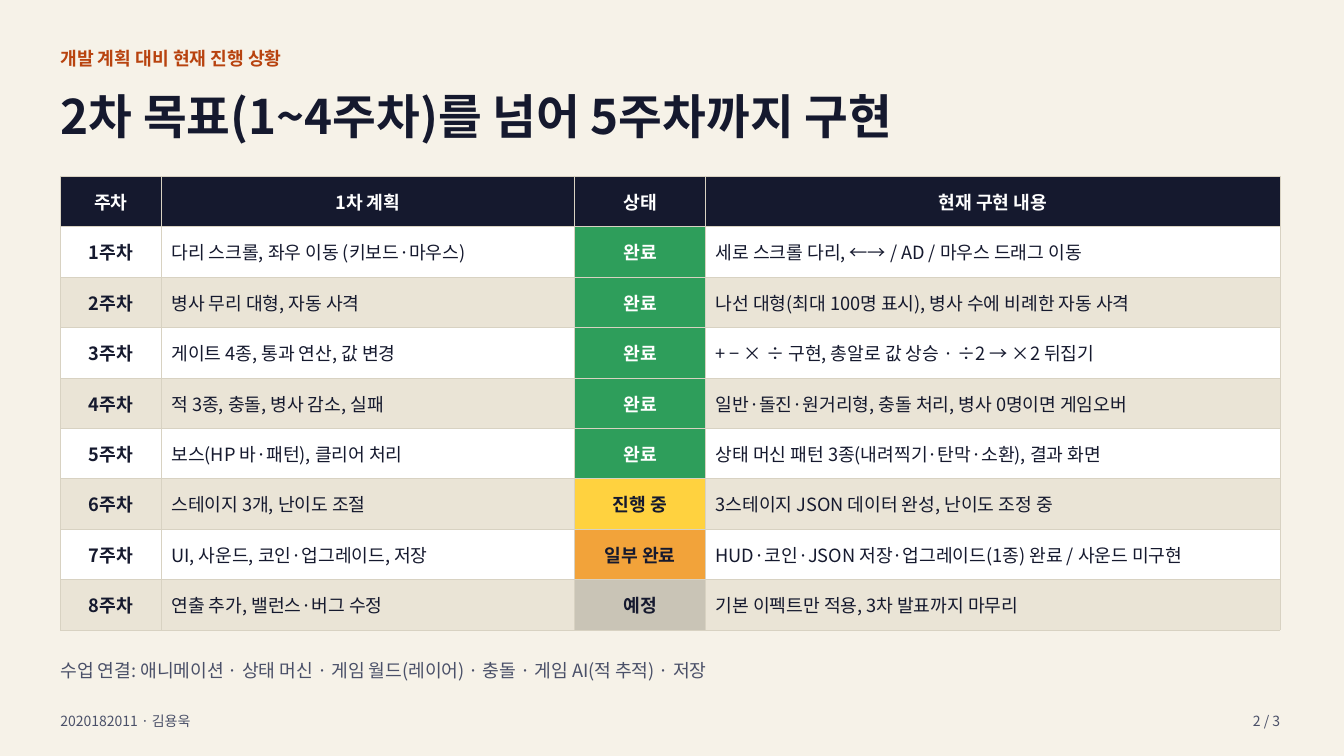
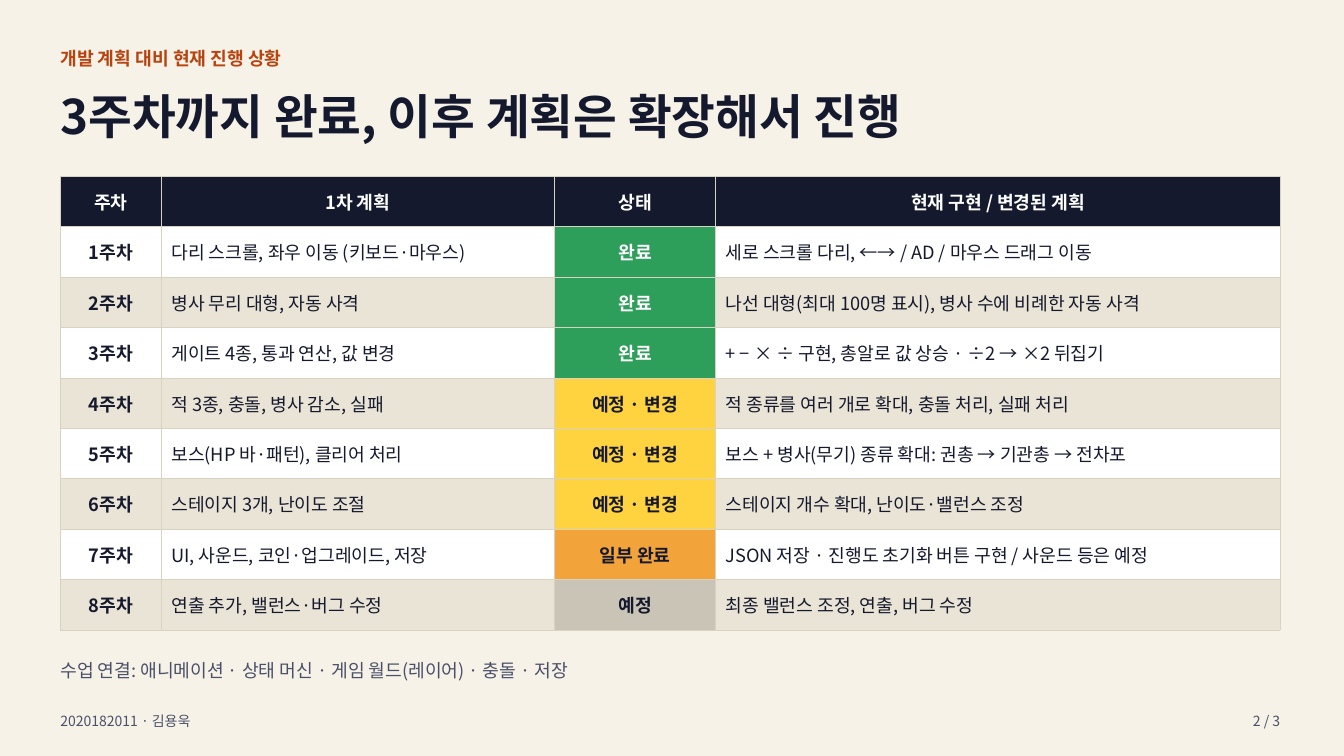
Before and after one commit to yonguk922/2DGP_Project_2026, a slide deck: slide 2 of game/docs/2DGP_2nd_presentation.pptx. Drawn at 1344x756 pixels with LibreOffice and Linux fonts; fonts in the diff are those of the drawing. Boxes give left, top, right and bottom in pixels: in the first picture for what was removed or moved away, otherwise in the second. Text is boxed around its words. In the diff, an @@ line names an element or a change of style, - is before the commit and + after.

Commit message:
ppt 수정

```diff
--- a/game/docs/2DGP_2nd_presentation.pptx
+++ b/game/docs/2DGP_2nd_presentation.pptx
@@ text at <box>60,93,902,144</box>: text changed @@
-2차 목표(1~4주차)를 넘어 5주차까지 구현
+3주차까지 완료, 이후 계획은 확장해서 진행
@@ table at <box>60,176,1280,620</box> @@
-row 1, column 4: 현재 구현 내용
+row 1, column 4: 현재 구현 / 변경된 계획
-row 5, column 3: 완료
+row 5, column 3: 예정 · 변경
-row 5, column 4: 일반·돌진·원거리형, 충돌 처리, 병사 0명이면 게임오버
+row 5, column 4: 적 종류를 여러 개로 확대, 충돌 처리, 실패 처리
-row 6, column 3: 완료
+row 6, column 3: 예정 · 변경
-row 6, column 4: 상태 머신 패턴 3종(내려찍기·탄막·소환), 결과 화면
+row 6, column 4: 보스 + 병사(무기) 종류 확대: 권총 → 기관총 → 전차포
-row 7, column 3: 진행 중
+row 7, column 3: 예정 · 변경
-row 7, column 4: 3스테이지 JSON 데이터 완성, 난이도 조정 중
+row 7, column 4: 스테이지 개수 확대, 난이도·밸런스 조정
-row 8, column 4: HUD·코인·JSON 저장·업그레이드(1종) 완료 / 사운드 미구현
+row 8, column 4: JSON 저장 · 진행도 초기화 버튼 구현 / 사운드 등은 예정
-row 9, column 4: 기본 이펙트만 적용, 3차 발표까지 마무리
+row 9, column 4: 최종 밸런스 조정, 연출, 버그 수정
@@ fill #2E9E5B to #FFD23F in 2 cells @@
@@ text at <box>60,662,568,681</box>: text changed @@
-수업 연결: 애니메이션 · 상태 머신 · 게임 월드(레이어) · 충돌 · 게임 AI(적 추적) · 저장
+수업 연결: 애니메이션 · 상태 머신 · 게임 월드(레이어) · 충돌 · 저장
```
Also in this commit, not shown: 2 other slides changed, 3 other files.
